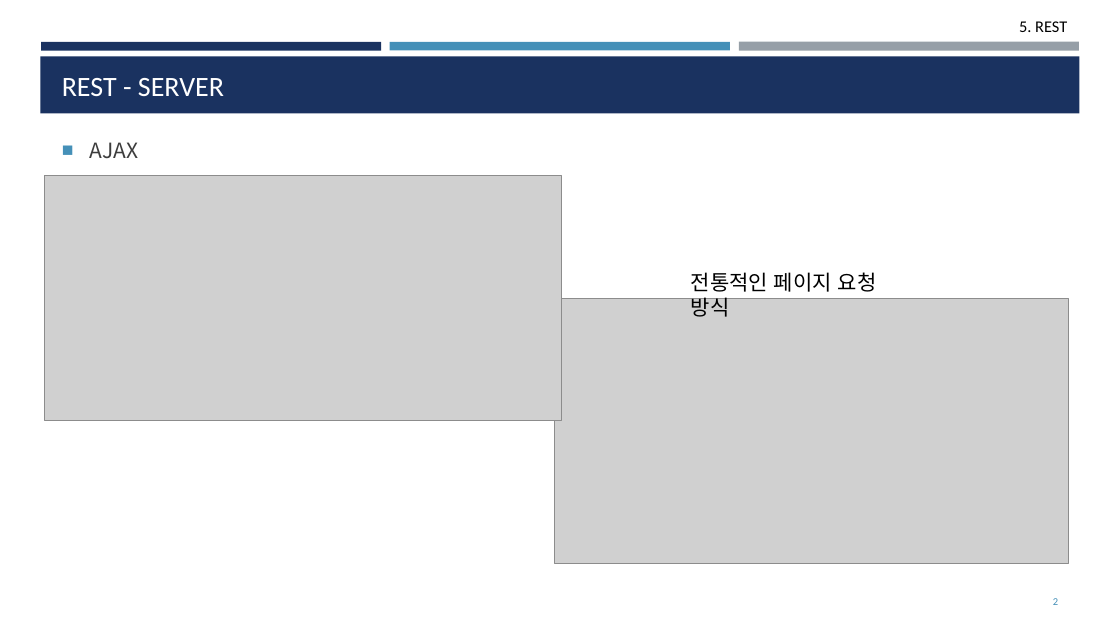
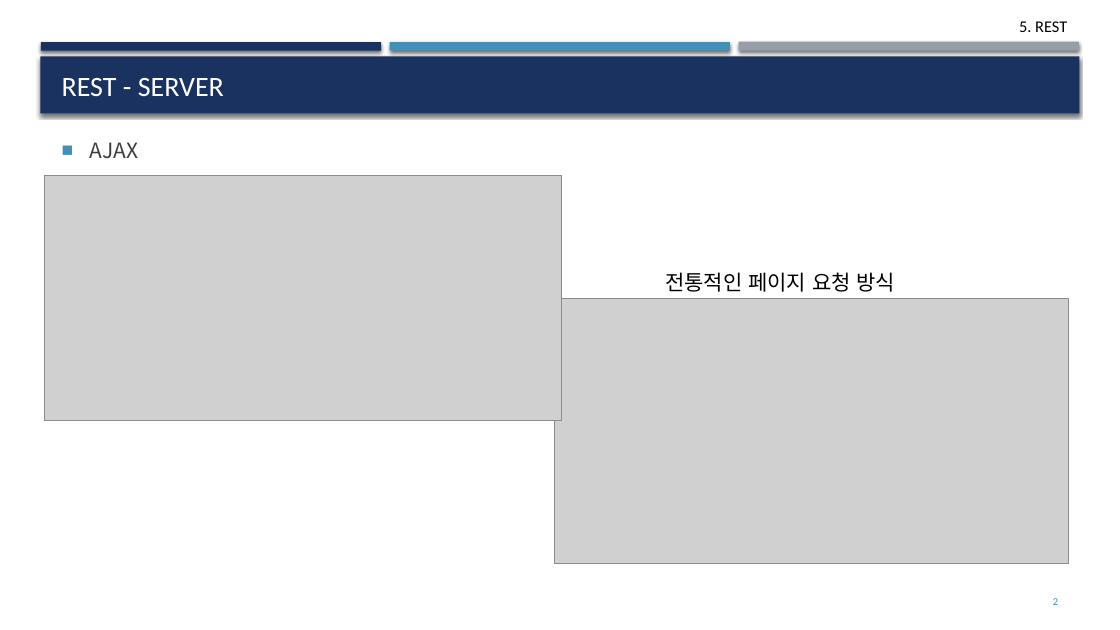
Before and after one commit to deukvely/spring, a slide deck: slide 2 of PPT/06_REST.pptx. Drawn at 1120x630 pixels with LibreOffice and Linux fonts; fonts in the diff are those of the drawing; grey boxes stand for pictures. Boxes give left, top, right and bottom in pixels: in the first picture for what was removed or moved away, otherwise in the second. Text is boxed around its words. In the diff, an @@ line names an element or a change of style, - is before the commit and + after.

```diff
--- a/PPT/06_REST.pptx
+++ b/PPT/06_REST.pptx
@@ shadow on in 4 elements at [41, 42, 381, 50], [739, 42, 1079, 51], [390, 42, 730, 50], [40, 56, 1080, 113] @@
@@ text "전통적인 페이지 요청 방식" rewrapped from [691, 272, 877, 317] to [665, 272, 896, 292] @@
```
Also in this commit, not shown: 27 other slides changed, 9 other files.
